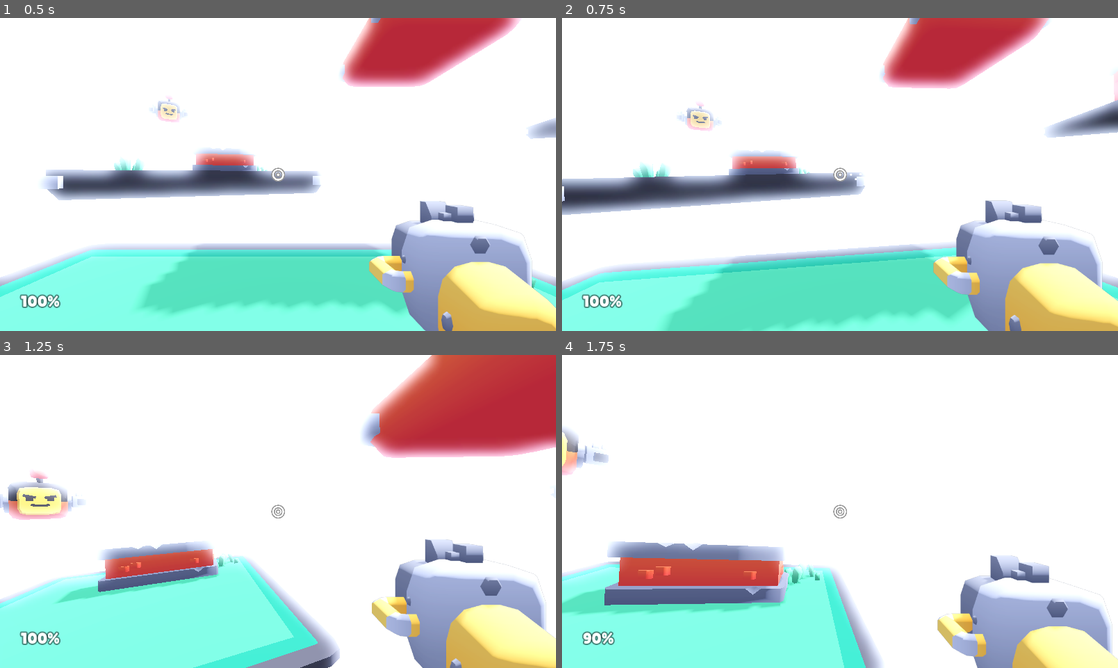
Above: before the commit, frames 1-4 (two rows, left to right).
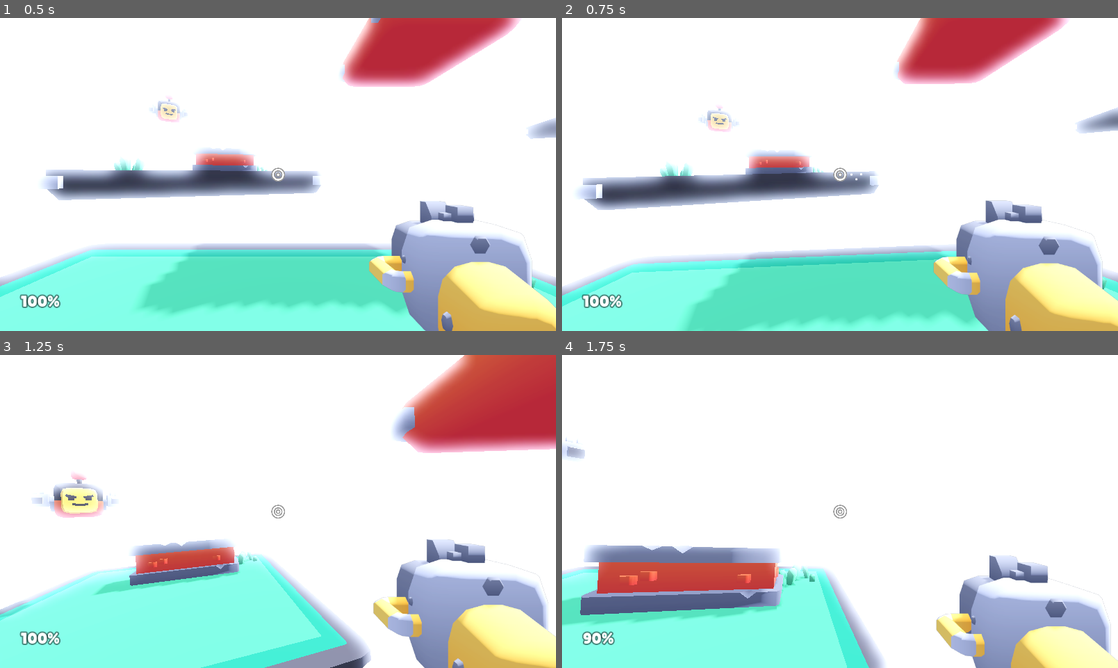
Above: after the commit, the same moments.

Repository: AndrewHamel111/SISGameJam2024
Game: Godot game, scene res://scenes/main.tscn
Two runs of this game, one before a commit and one after it. Both use one fixed random seed, a clock stepped at 60 frames per second and the inputs below.
Inputs (mouse positions are in pixels of both pictures, inside the frame that each line leads up to):
- Up to frame 1 (0.5 s): no input
- Up to frame 2 (0.75 s): move the mouse to (867, 174) at 0.52 s; hold W (move_forward) from 0.53 s (still down); click (867, 174) at 0.6 s
- Up to frame 3 (1.25 s): keep holding W (move_forward); tap Space (jump) at 0.77 s
- Up to frame 4 (1.75 s): keep holding W (move_forward); move the mouse to (812, 511) at 1.27 s; click (812, 511) at 1.35 s; tap Space (jump) at 1.52 s

Frame 1 is identical in both runs. In frame 2, 10% of the frame differs, in the area x 0-100%, y 0-100%; in frame 3, 13%; in frame 4, 6.4%.

Commit message:
Camera sensitivity

Diff:
--- a/objects/player.gd
+++ b/objects/player.gd
@@ -3,6 +3,7 @@
 @export_subgroup("Properties")
 @export var movement_speed = 5
 @export var jump_strength = 8
+@export_range(0, 1) var mouse_sensitivity = 1.0
 
 @export_subgroup("Weapons")
 @export var weapons: Array[Weapon] = []
@@ -10,7 +11,7 @@
 var weapon: Weapon
 var weapon_index := 0
 
-var mouse_sensitivity = 700
+const base_sensitivity = 700
 var gamepad_sensitivity := 0.075
 
 var mouse_captured := true
@@ -108,10 +109,10 @@
 func _input(event):
 	if event is InputEventMouseMotion and mouse_captured:
 
-		input_mouse = event.relative / mouse_sensitivity
-
-		rotation_target.y -= event.relative.x / mouse_sensitivity
-		rotation_target.x -= event.relative.y / mouse_sensitivity
+		input_mouse = event.relative / base_sensitivity
+
+		rotation_target.y -= event.relative.x / base_sensitivity * mouse_sensitivity
+		rotation_target.x -= event.relative.y / base_sensitivity * mouse_sensitivity
 
 func handle_controls(_delta):
 
--- a/scenes/main.tscn
+++ b/scenes/main.tscn
@@ -22,6 +22,7 @@
 environment = ExtResource("1_q8fpv")
 
 [node name="Player" parent="." node_paths=PackedStringArray("crosshair") instance=ExtResource("2_elriq")]
+mouse_sensitivity = 0.3
 crosshair = NodePath("../HUD/Crosshair")
 
 [node name="Sun" type="DirectionalLight3D" parent="."]
